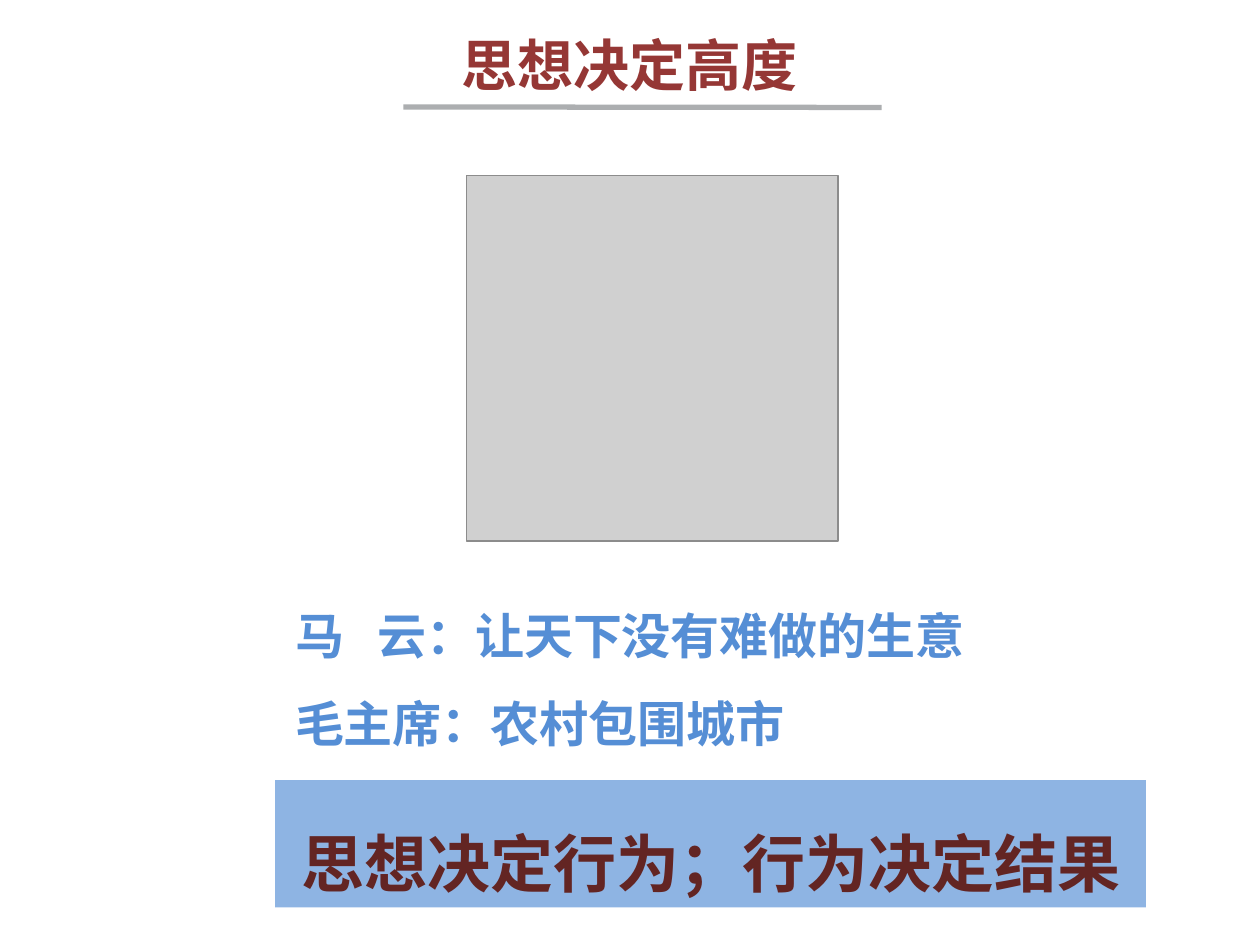
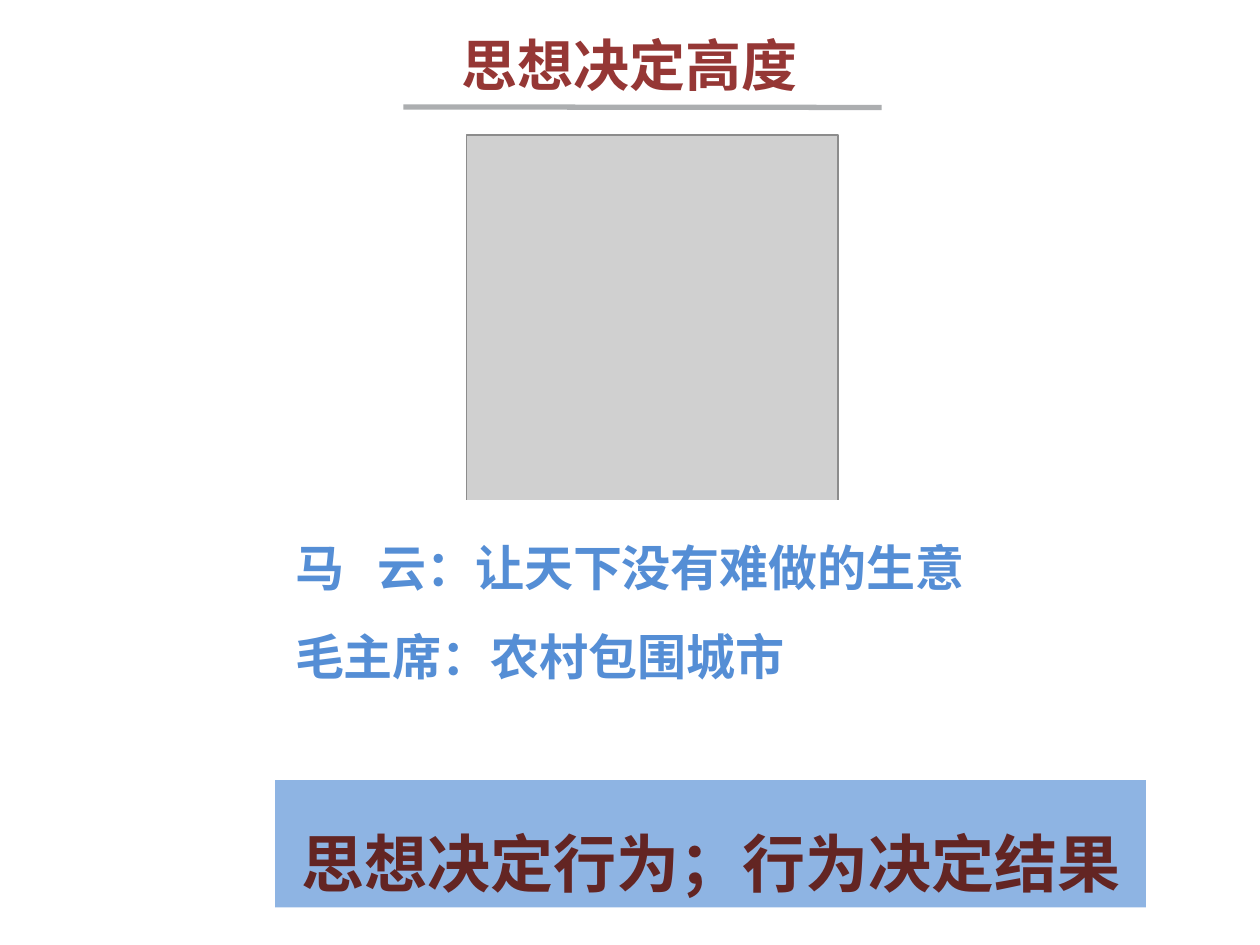
Before and after one commit to EricTop3/TED-TALKS-EricLiu, a slide deck: slide 10 of TED演讲的力量（ERIC）.pptx. Drawn at 1260x945 pixels with LibreOffice and Linux fonts; fonts in the diff are those of the drawing; grey boxes stand for pictures. Boxes give left, top, right and bottom in pixels: in the first picture for what was removed or moved away, otherwise in the second. Text is boxed around its words. In the diff, an @@ line names an element or a change of style, - is before the commit and + after.

```diff
--- a/TED演讲的力量（ERIC）.pptx
+++ b/TED演讲的力量（ERIC）.pptx
@@ picture: place and size @@
-picture at [467, 175, 839, 541]
+picture at [467, 135, 839, 500]
@@ rectangle "马 云：让天下没有难做的生意": place and size @@
-rectangle "马 云：让天下没有难做的生意" at [282, 570, 1056, 760]
+rectangle "马 云：让天下没有难做的生意" at [282, 503, 1056, 693]
```
Also in this commit, not shown: 4 other slides changed, 1 slide added, 1 slide removed.
